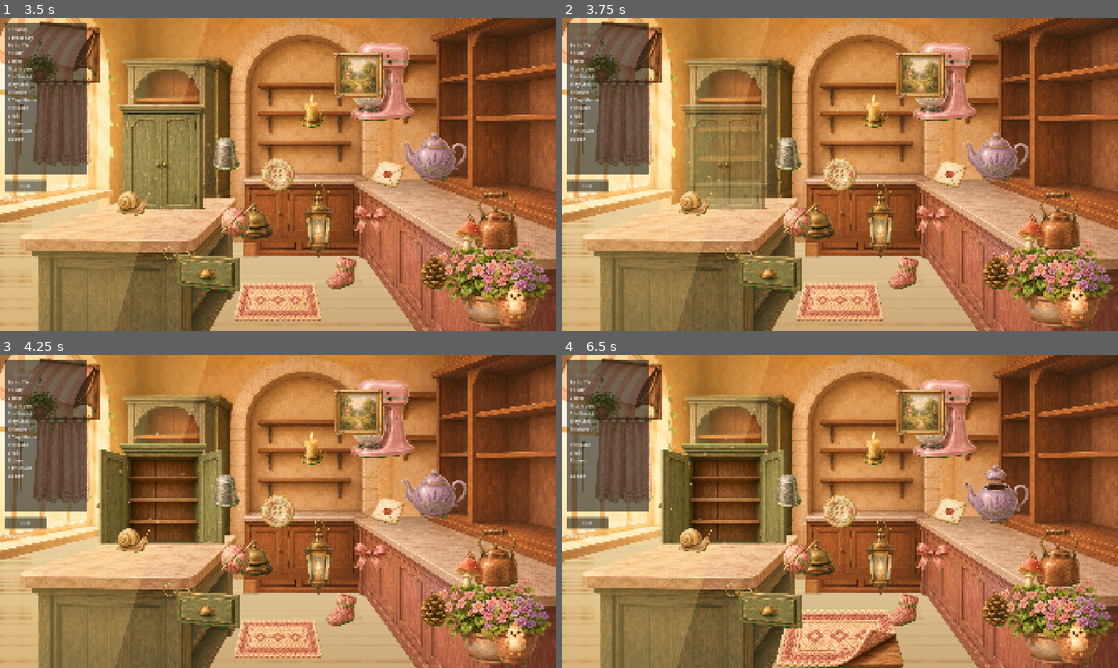
Above: before the commit, frames 1-4 (two rows, left to right).
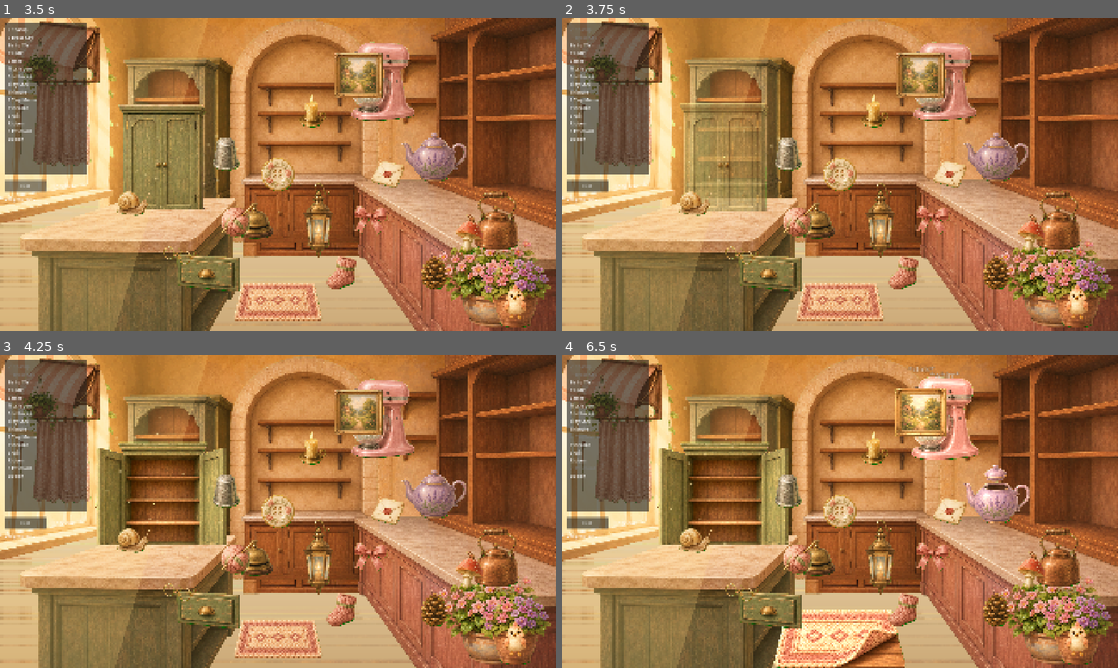
Above: after the commit, the same moments.

Repository: sonnymay/-cozy-hidden-object-game
Game: Godot game, scene res://scenes/main_menu.tscn
Two runs of this game, one before a commit and one after it. Both use one fixed random seed, a clock stepped at 60 frames per second and the inputs below.
Inputs (mouse positions are in pixels of both pictures, inside the frame that each line leads up to):
- Up to frame 1 (3.5 s): click "Play" at 0.5 s; click "Hint" at 1.25 s; click "Hint" at 2 s; click "Hint" at 2.75 s
- Up to frame 2 (3.75 s): move the mouse to (723, 155) at 3.52 s; click (723, 155) at 3.67 s
- Up to frame 3 (4.25 s): no input
- Up to frame 4 (6.5 s): move the mouse to (840, 639) at 4.27 s; click (840, 639) at 4.42 s; move the mouse to (995, 492) at 5.02 s; click (995, 492) at 5.17 s; move the mouse to (945, 417) at 5.77 s; click (945, 417) at 5.92 s

Frame 1 is identical in both runs. In frame 2, 1.5% of the frame differs, in the area x 21-38%, y 27-62%; in frame 3, 3.6%; in frame 4, 9.8%, in the area x 17-85%, y 3-100%.

Commit message:
feat(scene_01): P1 hover feedback + P2 bespoke per-prop reactions
P1 — hover affordances (the 'feels interactive' signal):
- mouse_entered/exited handlers on all 11 props, 3 reveals, and accessible
  hidden objects
- On hover: sprite modulate boost (+0.18) + scale 1.06 + cursor → pointing-hand
- On exit: tween back to baseline
- Cursor uses an aggregated hover counter so flicker between adjacent elements
  is avoided

P2 — bespoke reactions per prop ID (replaces the 4 generic types):
- mixer: vertical shake + steam particles + '*whirr*' caption
- bell: rotate -35° → +20° → -10° → 0° with sparkles + '*ding!*'
- drawer: swap to open sprite, translate down 12px, hold 0.5s, swap closed
- curtain: skew -22° + translate left 30px, hold, fall back
- kettle: rock left-right + steam burst
- lantern: brighten 1.7x + PointLight2D energy boost + sparkles
- picture_frame: tilt -6° then EASE_OUT_BACK to straight ('*click*')
- plant: skew sway sequence
- awning: cloth ripple via skew waves
- flower_pot: ELASTIC rotation wobble + sparkle pop
- per-prop hover_busy lock prevents click-spam mid-animation
- Floating caption helper spawns Label, fades up with EASE_OUT, queue_frees
- Particle helper instances per-call GPUParticles2D for steam/sparkle/splatter
  using cached ParticleProcessMaterials

data/scene_01.json: prop entries now include 'caption' + (drawer) 'sprite_open'.
scene_loader: surfaces caption, sprite_closed_path, sprite_open_path per prop.

Verified: 'godot --headless --quit-after 180 res://scenes/gameplay.tscn' boots
zero errors.

Diff:
--- a/data/scene_01.json
+++ b/data/scene_01.json
@@ -7,16 +7,16 @@
     { "id": "teapot",   "type": "lift_lid",     "position": [1500, 480], "size": [240, 260], "sprite_closed": "res://assets/reveals/scene_01/teapot_closed.png",     "sprite_open": "res://assets/reveals/scene_01/teapot_lid_lifted.png" }
   ],
   "props": [
-    { "id": "mixer",         "sprite": "res://assets/props/scene_01/prop_mixer.png",         "position": [1320, 220], "size": [256, 320], "reaction": "shake" },
-    { "id": "awning",        "sprite": "res://assets/props/scene_01/prop_awning.png",        "position": [200, 120],  "size": [480, 240], "reaction": "wobble" },
-    { "id": "curtain",       "sprite": "res://assets/props/scene_01/prop_curtain.png",       "position": [200, 360],  "size": [280, 400], "reaction": "sway" },
-    { "id": "flower_pot",    "sprite": "res://assets/props/scene_01/prop_flower_pot.png",    "position": [1780, 950], "size": [280, 260], "reaction": "wobble" },
-    { "id": "lantern",       "sprite": "res://assets/props/scene_01/prop_lantern.png",       "position": [1100, 700], "size": [220, 280], "reaction": "flare" },
-    { "id": "plant",         "sprite": "res://assets/props/scene_01/prop_plant.png",         "position": [140, 180],  "size": [240, 240], "reaction": "wobble" },
-    { "id": "kettle",        "sprite": "res://assets/props/scene_01/prop_kettle.png",        "position": [1700, 700], "size": [220, 220], "reaction": "shake" },
-    { "id": "bell",          "sprite": "res://assets/props/scene_01/prop_bell.png",          "position": [880, 700],  "size": [140, 160], "reaction": "wobble" },
-    { "id": "drawer",        "sprite": "res://assets/props/scene_01/prop_drawer_closed.png", "position": [720, 880],  "size": [260, 140], "reaction": "wobble" },
-    { "id": "picture_frame", "sprite": "res://assets/props/scene_01/prop_picture_frame.png", "position": [1240, 200], "size": [180, 220], "reaction": "wobble" }
+    { "id": "mixer",         "sprite": "res://assets/props/scene_01/prop_mixer.png",         "position": [1320, 220], "size": [256, 320], "caption": "*whirr*" },
+    { "id": "awning",        "sprite": "res://assets/props/scene_01/prop_awning.png",        "position": [200, 120],  "size": [480, 240], "caption": "*ripple*" },
+    { "id": "curtain",       "sprite": "res://assets/props/scene_01/prop_curtain.png",       "position": [200, 360],  "size": [280, 400], "caption": "*swish*" },
+    { "id": "flower_pot",    "sprite": "res://assets/props/scene_01/prop_flower_pot.png",    "position": [1780, 950], "size": [280, 260], "caption": "*rustle*" },
+    { "id": "lantern",       "sprite": "res://assets/props/scene_01/prop_lantern.png",       "position": [1100, 700], "size": [220, 280], "caption": "*flare*" },
+    { "id": "plant",         "sprite": "res://assets/props/scene_01/prop_plant.png",         "position": [140, 180],  "size": [240, 240], "caption": "*sway*" },
+    { "id": "kettle",        "sprite": "res://assets/props/scene_01/prop_kettle.png",        "position": [1700, 700], "size": [220, 220], "caption": "*pssst*" },
+    { "id": "bell",          "sprite": "res://assets/props/scene_01/prop_bell.png",          "position": [880, 700],  "size": [140, 160], "caption": "*ding!*" },
+    { "id": "drawer",        "sprite": "res://assets/props/scene_01/prop_drawer_closed.png", "position": [720, 880],  "size": [260, 140], "caption": "*slide*", "sprite_open": "res://assets/props/scene_01/prop_drawer_open.png" },
+    { "id": "picture_frame", "sprite": "res://assets/props/scene_01/prop_picture_frame.png", "position": [1240, 200], "size": [180, 220], "caption": "*click*" }
   ],
   "hidden_objects": [
     { "id": "teacup",     "display_name": "Teacup",       "sprite": "res://assets/objects/scene_01/obj_teacup.png",     "position": [500, 480], "in_reveal": "wardrobe" },
--- a/scripts/gameplay.gd
+++ b/scripts/gameplay.gd
@@ -22,13 +22,22 @@
 const SceneLoader := preload("res://scripts/scene_loader.gd")
 const HintSystemScript := preload("res://scripts/hint_system.gd")
 
+const HOVER_BRIGHTEN := 0.18 # value bumped on hover
+const HOVER_SCALE   := 1.06  # sprite scale on hover
+
 var _hint_system: Node
 var _row_by_id: Dictionary = {}
-var _props: Array = []   # from SceneLoader.populate_props
-var _reveals: Array = [] # from SceneLoader.populate_reveals
+var _props: Array = []
+var _reveals: Array = []
 var _reveal_by_id: Dictionary = {}
 var _props_touched: Dictionary = {}
+var _hover_count: int = 0
 var _flicker_t: float = 0.0
+
+# Particle process materials (lazy-init)
+var _mat_steam: ParticleProcessMaterial
+var _mat_sparkle: ParticleProcessMaterial
+var _mat_splatter: ParticleProcessMaterial
 
 func _ready() -> void:
 	_hint_system = HintSystemScript.new()
@@ -41,24 +50,27 @@
 	if data.is_empty():
 		return
 
-	# Layer 3: reveals first (so hidden-object spawn can mark in_reveal items invisible)
 	_reveals = SceneLoader.populate_reveals(reveals_root, data)
 	for r in _reveals:
 		_reveal_by_id[r.id] = r
 		r.area.input_event.connect(_on_reveal_input.bind(r))
+		r.area.mouse_entered.connect(_on_reveal_hover.bind(r, true))
+		r.area.mouse_exited.connect(_on_reveal_hover.bind(r, false))
 	_hint_system.register_reveals(_reveals)
 
-	# Layer 2: interactive props
 	_props = SceneLoader.populate_props(props_root, data)
 	for p in _props:
 		p.area.input_event.connect(_on_prop_input.bind(p))
-
-	# Hidden objects
+		p.area.mouse_entered.connect(_on_prop_hover.bind(p, true))
+		p.area.mouse_exited.connect(_on_prop_hover.bind(p, false))
+
 	var areas: Array = SceneLoader.populate(hidden_objects, data, ClickableScript)
 	GameManager.start_scene(data.get("scene_id", "scene_01"), areas.size())
 	_build_object_list(areas)
 	for area in areas:
 		area.found.connect(_on_object_found.bind(area))
+		area.mouse_entered.connect(_on_object_hover.bind(area, true))
+		area.mouse_exited.connect(_on_object_hover.bind(area, false))
 
 	hint_button.pressed.connect(_on_hint_pressed)
 	GameManager.scene_complete.connect(_on_scene_complete)
@@ -113,45 +125,298 @@
 func _on_continue_pressed() -> void:
 	get_tree().change_scene_to_file("res://scenes/main_menu.tscn")
 
-func _on_scene_complete(scene_id: String, hints_used: int) -> void:
+func _on_scene_complete(_scene_id: String, hints_used: int) -> void:
 	completion_label.text = "Scene complete!\nFound %d/%d\nHints used: %d\nDelights touched: %d/%d" % [
 		GameManager.found_ids.size(), GameManager.total_objects, hints_used,
 		_props_touched.size(), _props.size()
 	]
 	completion_panel.visible = true
 
-# ============ Layer 2 props ============
+# ============ P1 — Hover feedback ============
+
+func _set_cursor_hovered(on: bool) -> void:
+	# Aggregate hover count so cursor doesn't flicker between adjacent elements
+	if on:
+		_hover_count += 1
+	else:
+		_hover_count = max(0, _hover_count - 1)
+	Input.set_default_cursor_shape(
+		Input.CURSOR_POINTING_HAND if _hover_count > 0 else Input.CURSOR_ARROW
+	)
+
+func _on_prop_hover(prop: Dictionary, entered: bool) -> void:
+	_set_cursor_hovered(entered)
+	var sp: Sprite2D = prop.sprite
+	if sp == null: return
+	var tween := create_tween()
+	if entered:
+		tween.tween_property(sp, "modulate", Color(1.0 + HOVER_BRIGHTEN, 1.0 + HOVER_BRIGHTEN, 1.0 + HOVER_BRIGHTEN, 1.0), 0.12)
+		tween.parallel().tween_property(sp, "scale", Vector2(HOVER_SCALE, HOVER_SCALE), 0.12)
+	else:
+		tween.tween_property(sp, "modulate", Color(1, 1, 1, 1), 0.18)
+		tween.parallel().tween_property(sp, "scale", Vector2.ONE, 0.18)
+
+func _on_reveal_hover(reveal: Dictionary, entered: bool) -> void:
+	if reveal.get("opened", false): return
+	_set_cursor_hovered(entered)
+	var sp: Sprite2D = reveal.sprite
+	if sp == null: return
+	var tween := create_tween()
+	if entered:
+		tween.tween_property(sp, "modulate", Color(1.2, 1.2, 1.2, 1.0), 0.12)
+		tween.parallel().tween_property(sp, "scale", Vector2(1.03, 1.03), 0.12)
+	else:
+		tween.tween_property(sp, "modulate", Color(1, 1, 1, 1), 0.18)
+		tween.parallel().tween_property(sp, "scale", Vector2.ONE, 0.18)
+
+func _on_object_hover(area: Area2D, entered: bool) -> void:
+	if not area.input_pickable: return
+	_set_cursor_hovered(entered)
+	var sprites: Array = []
+	for child in area.get_children():
+		if child is Sprite2D:
+			sprites.append(child)
+	if sprites.is_empty(): return
+	var tween := create_tween()
+	for sp in sprites:
+		if entered:
+			tween.parallel().tween_property(sp, "modulate", Color(1.2, 1.2, 1.2, sp.modulate.a), 0.10)
+			tween.parallel().tween_property(sp, "scale", Vector2(HOVER_SCALE, HOVER_SCALE), 0.10)
+		else:
+			tween.parallel().tween_property(sp, "modulate", Color(1, 1, 1, sp.modulate.a), 0.15)
+			tween.parallel().tween_property(sp, "scale", Vector2.ONE, 0.15)
+
+# ============ P2 — Bespoke prop reactions ============
+
 func _on_prop_input(_viewport: Node, event: InputEvent, _shape_idx: int, prop: Dictionary) -> void:
 	if not (event is InputEventMouseButton): return
 	if not event.pressed: return
 	if event.button_index != MOUSE_BUTTON_LEFT: return
+	if prop.get("hover_busy", false): return
 	_props_touched[prop.id] = true
 	prop_counter.text = "Delights: %d/%d" % [_props_touched.size(), _props.size()]
-	_trigger_prop_reaction(prop)
-
-func _trigger_prop_reaction(prop: Dictionary) -> void:
+	if prop.caption != "":
+		_spawn_caption(prop.position + Vector2(0, -120), prop.caption)
+	_dispatch_reaction(prop)
+
+func _dispatch_reaction(prop: Dictionary) -> void:
 	var sp: Sprite2D = prop.sprite
 	if sp == null: return
-	var tween := create_tween()
-	match prop.reaction:
-		"wobble":
-			tween.tween_property(sp, "rotation", deg_to_rad(-6), 0.08)
-			tween.tween_property(sp, "rotation", deg_to_rad(5), 0.12)
-			tween.tween_property(sp, "rotation", deg_to_rad(-2), 0.10)
-			tween.tween_property(sp, "rotation", 0.0, 0.10)
-		"shake":
-			tween.tween_property(sp, "position:x", sp.position.x + 4, 0.05)
-			tween.tween_property(sp, "position:x", sp.position.x - 4, 0.05)
-			tween.tween_property(sp, "position:x", sp.position.x + 3, 0.05)
-			tween.tween_property(sp, "position:x", sp.position.x, 0.05)
-		"sway":
-			tween.tween_property(sp, "skew", deg_to_rad(-12), 0.4)
-			tween.tween_property(sp, "skew", 0.0, 0.6)
-		"flare":
-			tween.tween_property(sp, "modulate", Color(1.6, 1.4, 1.0, 1.0), 0.15)
-			tween.tween_property(sp, "modulate", Color(1, 1, 1, 1), 0.4)
+	prop.hover_busy = true
+	match prop.id:
+		"mixer":         _react_mixer(prop, sp)
+		"bell":          _react_bell(prop, sp)
+		"drawer":        _react_drawer(prop, sp)
+		"curtain":       _react_curtain(prop, sp)
+		"kettle":        _react_kettle(prop, sp)
+		"lantern":       _react_lantern(prop, sp)
+		"picture_frame": _react_picture(prop, sp)
+		"plant":         _react_plant(prop, sp)
+		"awning":        _react_awning(prop, sp)
+		"flower_pot":    _react_flower(prop, sp)
+		_:               _react_default(prop, sp)
+
+func _release_after(prop: Dictionary, t: float) -> void:
+	await get_tree().create_timer(t).timeout
+	prop.hover_busy = false
+
+func _react_mixer(prop: Dictionary, sp: Sprite2D) -> void:
+	# Body shakes vertically + steam puff above
+	var base := sp.position
+	var tw := create_tween()
+	for i in 6:
+		tw.tween_property(sp, "position", base + Vector2(0, -3 if i % 2 == 0 else 3), 0.05)
+	tw.tween_property(sp, "position", base, 0.06)
+	_spawn_particles(prop.position + Vector2(0, -160), "steam")
+	_release_after(prop, 0.45)
+
+func _react_bell(prop: Dictionary, sp: Sprite2D) -> void:
+	# Ring: rotate -35, +15, -8, 0
+	var tw := create_tween().set_trans(Tween.TRANS_CUBIC).set_ease(Tween.EASE_OUT)
+	tw.tween_property(sp, "rotation", deg_to_rad(-35), 0.10)
+	tw.tween_property(sp, "rotation", deg_to_rad(20), 0.18)
+	tw.tween_property(sp, "rotation", deg_to_rad(-10), 0.16)
+	tw.tween_property(sp, "rotation", 0.0, 0.14)
+	_spawn_particles(prop.position + Vector2(0, -40), "sparkle")
+	_release_after(prop, 0.6)
+
+func _react_drawer(prop: Dictionary, sp: Sprite2D) -> void:
+	# Slide open: swap sprite to open, translate down 12, hold, swap closed, translate back
+	var open_path: String = prop.sprite_open_path
+	var base := sp.position
+	if open_path != "" and ResourceLoader.exists(open_path):
+		sp.texture = load(open_path)
+	var tw := create_tween().set_trans(Tween.TRANS_QUAD).set_ease(Tween.EASE_OUT)
+	tw.tween_property(sp, "position", base + Vector2(0, 12), 0.18)
+	tw.tween_interval(0.5)
+	tw.tween_property(sp, "position", base, 0.18)
+	tw.tween_callback(func() -> void:
+		if prop.sprite_closed_path != "" and ResourceLoader.exists(prop.sprite_closed_path):
+			sp.texture = load(prop.sprite_closed_path))
+	_release_after(prop, 1.0)
+
+func _react_curtain(prop: Dictionary, sp: Sprite2D) -> void:
+	# Sweep aside via skew + translate, hold, fall back
+	var tw := create_tween().set_trans(Tween.TRANS_CUBIC).set_ease(Tween.EASE_OUT)
+	tw.tween_property(sp, "skew", deg_to_rad(-22), 0.35)
+	tw.parallel().tween_property(sp, "position:x", sp.position.x - 30, 0.35)
+	tw.tween_interval(0.6)
+	tw.tween_property(sp, "skew", 0.0, 0.5)
+	tw.parallel().tween_property(sp, "position:x", sp.position.x, 0.5)
+	_release_after(prop, 1.6)
+
+func _react_kettle(prop: Dictionary, sp: Sprite2D) -> void:
+	# Rocks gently + steam burst
+	var tw := create_tween().set_trans(Tween.TRANS_SINE).set_ease(Tween.EASE_IN_OUT)
+	tw.tween_property(sp, "rotation", deg_to_rad(-5), 0.18)
+	tw.tween_property(sp, "rotation", deg_to_rad(5), 0.22)
+	tw.tween_property(sp, "rotation", 0.0, 0.18)
+	_spawn_particles(prop.position + Vector2(-30, -80), "steam")
+	_release_after(prop, 0.7)
+
+func _react_lantern(prop: Dictionary, sp: Sprite2D) -> void:
+	# Flame brightens 2x for 0.5s, sparks puff out
+	var tw := create_tween()
+	tw.tween_property(sp, "modulate", Color(1.7, 1.5, 1.0, 1.0), 0.10)
+	tw.tween_interval(0.3)
+	tw.tween_property(sp, "modulate", Color(1, 1, 1, 1), 0.35)
+	# Also kick the lantern PointLight2D briefly
+	if lantern_glow != null:
+		var lt := create_tween()
+		lt.tween_property(lantern_glow, "energy", 1.6, 0.08)
+		lt.tween_interval(0.3)
+		lt.tween_property(lantern_glow, "energy", 0.85, 0.35)
+	_spawn_particles(prop.position + Vector2(0, -20), "sparkle")
+	_release_after(prop, 0.8)
+
+func _react_picture(prop: Dictionary, sp: Sprite2D) -> void:
+	# Tilts left, then snaps straight (as if user nudged it)
+	var tw := create_tween().set_trans(Tween.TRANS_BACK).set_ease(Tween.EASE_OUT)
+	tw.tween_property(sp, "rotation", deg_to_rad(-6), 0.15)
+	tw.tween_property(sp, "rotation", 0.0, 0.4)
+	_release_after(prop, 0.6)
+
+func _react_plant(prop: Dictionary, sp: Sprite2D) -> void:
+	# Leaves sway — alternating skew + scale pulse
+	var tw := create_tween().set_trans(Tween.TRANS_SINE).set_ease(Tween.EASE_IN_OUT)
+	tw.tween_property(sp, "skew", deg_to_rad(8), 0.25)
+	tw.tween_property(sp, "skew", deg_to_rad(-6), 0.30)
+	tw.tween_property(sp, "skew", 0.0, 0.25)
+	_release_after(prop, 0.85)
+
+func _react_awning(prop: Dictionary, sp: Sprite2D) -> void:
+	# Ripples like fabric — wave of skews
+	var tw := create_tween().set_trans(Tween.TRANS_SINE).set_ease(Tween.EASE_IN_OUT)
+	tw.tween_property(sp, "skew", deg_to_rad(-7), 0.18)
+	tw.tween_property(sp, "skew", deg_to_rad(7), 0.22)
+	tw.tween_property(sp, "skew", deg_to_rad(-3), 0.18)
+	tw.tween_property(sp, "skew", 0.0, 0.18)
+	_release_after(prop, 0.8)
+
+func _react_flower(prop: Dictionary, sp: Sprite2D) -> void:
+	# Soft rotation wobble + sparkle pop
+	var tw := create_tween().set_trans(Tween.TRANS_ELASTIC).set_ease(Tween.EASE_OUT)
+	tw.tween_property(sp, "rotation", deg_to_rad(8), 0.5)
+	tw.tween_property(sp, "rotation", 0.0, 0.6)
+	_spawn_particles(prop.position + Vector2(0, -120), "sparkle")
+	_release_after(prop, 1.1)
+
+func _react_default(prop: Dictionary, sp: Sprite2D) -> void:
+	var tw := create_tween()
+	tw.tween_property(sp, "scale", Vector2(1.1, 1.1), 0.12)
+	tw.tween_property(sp, "scale", Vector2.ONE, 0.18)
+	_release_after(prop, 0.4)
+
+# ============ Caption + particle helpers ============
+
+func _spawn_caption(world_pos: Vector2, text: String) -> void:
+	var lbl := Label.new()
+	lbl.text = text
+	lbl.add_theme_color_override("font_color", Color(1, 1, 1, 1))
+	lbl.add_theme_color_override("font_outline_color", Color(0, 0, 0, 0.9))
+	lbl.add_theme_constant_override("outline_size", 4)
+	lbl.add_theme_font_size_override("font_size", 28)
+	lbl.position = world_pos - Vector2(0, 0)
+	add_child(lbl)
+	# Center horizontally by adjusting after first frame
+	lbl.size = Vector2.ZERO
+	await get_tree().process_frame
+	lbl.position.x -= lbl.size.x * 0.5
+	var tw := create_tween()
+	tw.tween_property(lbl, "position:y", lbl.position.y - 60, 1.2).set_trans(Tween.TRANS_CUBIC).set_ease(Tween.EASE_OUT)
+	tw.parallel().tween_property(lbl, "modulate:a", 0.0, 1.2)
+	tw.tween_callback(func() -> void: lbl.queue_free())
+
+func _spawn_particles(world_pos: Vector2, kind: String) -> void:
+	var p := GPUParticles2D.new()
+	p.position = world_pos
+	p.amount = 18
+	p.one_shot = true
+	p.explosiveness = 0.9
+	match kind:
+		"steam":
+			p.lifetime = 1.2
+			p.process_material = _get_steam_material()
+		"sparkle":
+			p.lifetime = 0.8
+			p.process_material = _get_sparkle_material()
+		"splatter":
+			p.lifetime = 0.7
+			p.process_material = _get_splatter_material()
+	add_child(p)
+	p.restart()
+	p.emitting = true
+	# Auto-cleanup after lifetime + buffer
+	await get_tree().create_timer(p.lifetime + 0.3).timeout
+	p.queue_free()
+
+func _get_steam_material() -> ParticleProcessMaterial:
+	if _mat_steam == null:
+		_mat_steam = ParticleProcessMaterial.new()
+		_mat_steam.emission_shape = ParticleProcessMaterial.EMISSION_SHAPE_SPHERE
+		_mat_steam.emission_sphere_radius = 20.0
+		_mat_steam.direction = Vector3(0, -1, 0)
+		_mat_steam.spread = 25.0
+		_mat_steam.initial_velocity_min = 40.0
+		_mat_steam.initial_velocity_max = 80.0
+		_mat_steam.gravity = Vector3(0, -20, 0)
+		_mat_steam.scale_min = 0.6
+		_mat_steam.scale_max = 1.4
+		_mat_steam.color = Color(1, 1, 1, 0.75)
+	return _mat_steam
+
+func _get_sparkle_material() -> ParticleProcessMaterial:
+	if _mat_sparkle == null:
+		_mat_sparkle = ParticleProcessMaterial.new()
+		_mat_sparkle.emission_shape = ParticleProcessMaterial.EMISSION_SHAPE_SPHERE
+		_mat_sparkle.emission_sphere_radius = 16.0
+		_mat_sparkle.direction = Vector3(0, -1, 0)
+		_mat_sparkle.spread = 180.0
+		_mat_sparkle.initial_velocity_min = 60.0
+		_mat_sparkle.initial_velocity_max = 140.0
+		_mat_sparkle.gravity = Vector3(0, 60, 0)
+		_mat_sparkle.scale_min = 0.4
+		_mat_sparkle.scale_max = 1.0
+		_mat_sparkle.color = Color(1, 0.94, 0.6, 1.0)
+	return _mat_sparkle
+
+func _get_splatter_material() -> ParticleProcessMaterial:
+	if _mat_splatter == null:
+		_mat_splatter = ParticleProcessMaterial.new()
+		_mat_splatter.emission_shape = ParticleProcessMaterial.EMISSION_SHAPE_SPHERE
+		_mat_splatter.emission_sphere_radius = 12.0
+		_mat_splatter.direction = Vector3(0, -1, 0)
+		_mat_splatter.spread = 75.0
+		_mat_splatter.initial_velocity_min = 80.0
+		_mat_splatter.initial_velocity_max = 160.0
+		_mat_splatter.gravity = Vector3(0, 120, 0)
+		_mat_splatter.scale_min = 0.5
+		_mat_splatter.scale_max = 1.0
+		_mat_splatter.color = Color(0.85, 0.6, 0.45, 0.9)
+	return _mat_splatter
 
 # ============ Layer 3 reveals ============
+
 func _on_reveal_input(_viewport: Node, event: InputEvent, _shape_idx: int, reveal: Dictionary) -> void:
 	if not (event is InputEventMouseButton): return
 	if not event.pressed: return
@@ -163,7 +428,6 @@
 	reveal.opened = true
 	reveal.area.input_pickable = false
 	_hint_system.mark_reveal_open(reveal.id)
-	# Swap to open sprite via quick fade
 	var sp: Sprite2D = reveal.sprite
 	if sp != null and reveal.sprite_open_path != "" and ResourceLoader.exists(reveal.sprite_open_path):
 		var tween := create_tween()
@@ -171,7 +435,7 @@
 		tween.tween_callback(func() -> void:
 			sp.texture = load(reveal.sprite_open_path))
 		tween.tween_property(sp, "modulate:a", 1.0, 0.18)
-	# Reveal items inside
+	_spawn_particles(reveal.position, "sparkle")
 	await get_tree().create_timer(0.4).timeout
 	for child in hidden_objects.get_children():
 		if not (child is Area2D): continue
@@ -180,12 +444,12 @@
 		var fade := create_tween()
 		fade.tween_property(child, "modulate:a", 1.0, 0.4)
 		child.input_pickable = true
-		# Strip the "?" prefix from the list row
 		var row: Label = _row_by_id.get(child.object_id, null)
 		if row != null and row.text.begins_with("? "):
 			row.text = row.text.substr(2)
 
 # ============ Cursor parallax + lantern flicker ============
+
 func _process(delta: float) -> void:
 	if parallax != null:
 		var viewport := get_viewport()
@@ -197,12 +461,14 @@
 				(mouse.y / size.y - 0.5) * -parallax_strength * 0.6
 			)
 			parallax.scroll_offset = parallax.scroll_offset.lerp(offset, 0.15)
-	# Lantern flicker
 	if lantern_glow != null:
 		_flicker_t += delta * 9.0
 		var n := sin(_flicker_t) * 0.5 + sin(_flicker_t * 2.3 + 1.0) * 0.3
-		lantern_glow.energy = 0.75 + n * 0.25
+		# Don't fight the reaction tween — only set when within ambient range
+		if lantern_glow.energy <= 1.1:
+			lantern_glow.energy = 0.75 + n * 0.15
 
 func _unhandled_input(event: InputEvent) -> void:
 	if event.is_action_pressed("ui_cancel"):
+		Input.set_default_cursor_shape(Input.CURSOR_ARROW)
 		get_tree().change_scene_to_file("res://scenes/main_menu.tscn")
--- a/scripts/scene_loader.gd
+++ b/scripts/scene_loader.gd
@@ -91,8 +91,11 @@
 			"id": entry.get("id", ""),
 			"area": area,
 			"sprite": sprite,
-			"reaction": entry.get("reaction", "wobble"),
+			"sprite_closed_path": sprite_path,
+			"sprite_open_path": entry.get("sprite_open", ""),
+			"caption": entry.get("caption", ""),
 			"position": Vector2(pos[0], pos[1]),
+			"hover_busy": false,
 		})
 	return created
 
